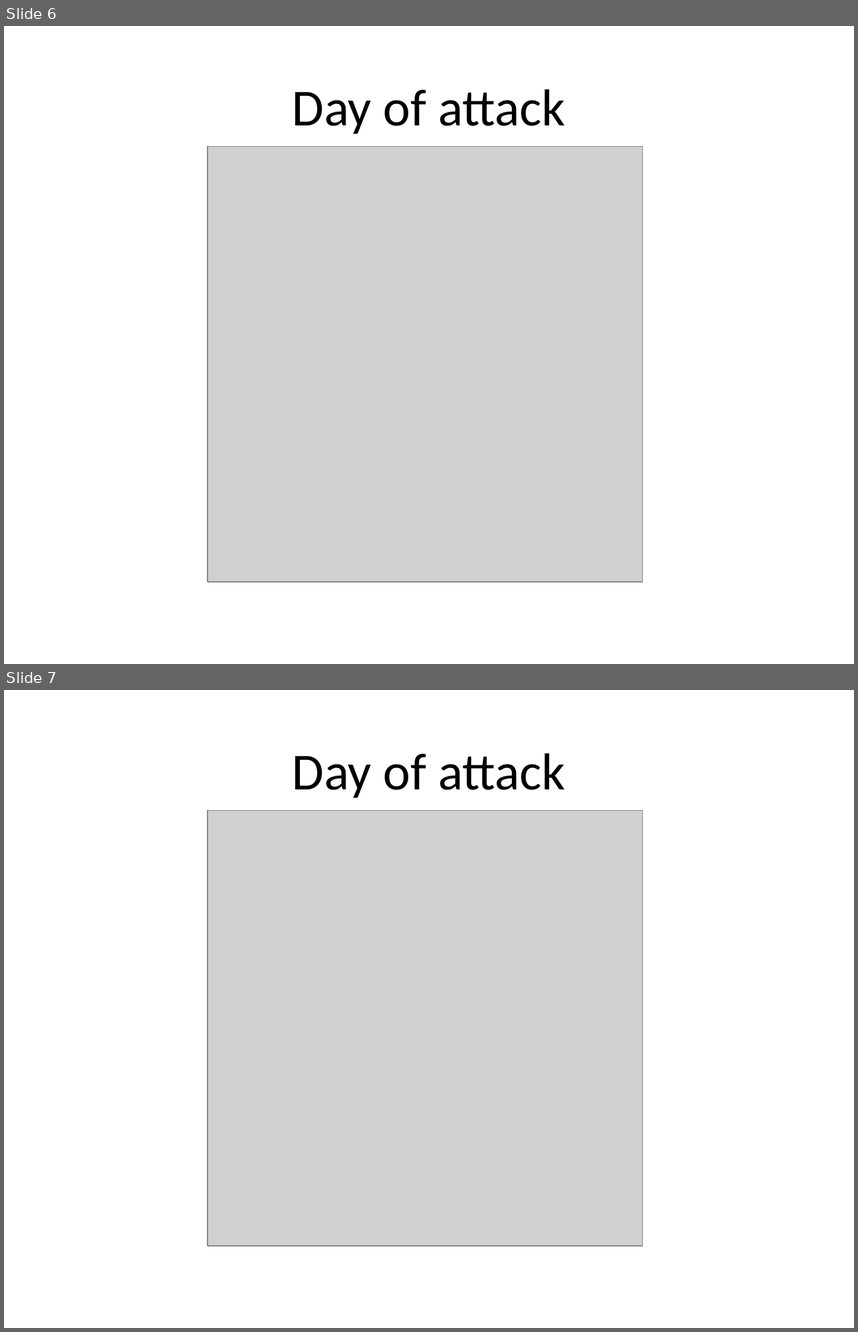
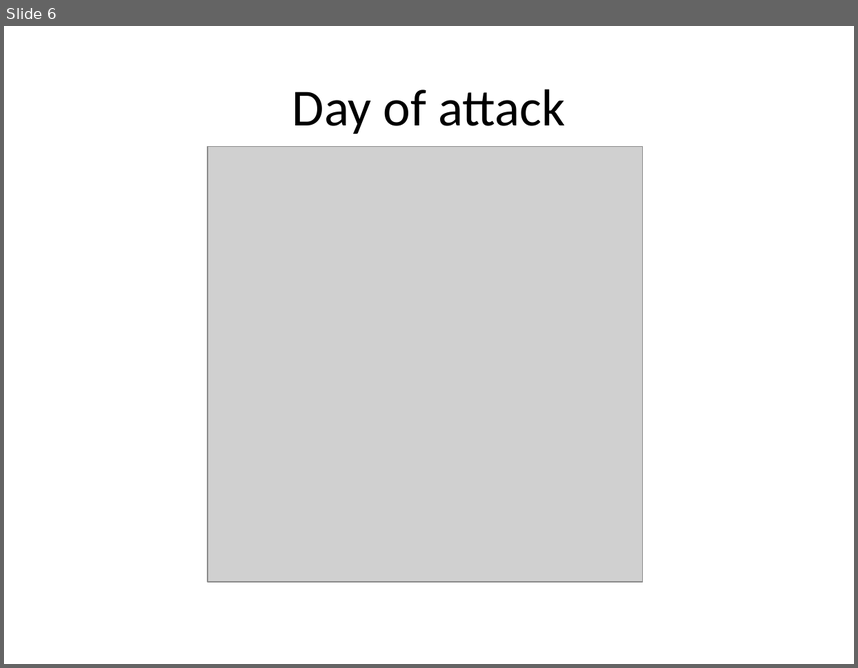
Before and after one commit to NasrK/streamline-hackathon-boilerplate, a slide deck: Team Happiness.pptx. Shown one above the other, each under a label of ours: slides 6 and 7 before the commit, slide 6 after it. The pictures are 858x1332 and 858x668 pixels, drawn with LibreOffice and Linux fonts; fonts in the diff are those of the drawing; grey boxes stand for pictures. Boxes give left, top, right and bottom in pixels: in the first picture for what was removed or moved away, otherwise in the second. Text is boxed around its words. In the diff, an @@ line names an element or a change of style, - is before the commit and + after.

```diff
--- a/Team Happiness.pptx
+++ b/Team Happiness.pptx
@@ slide 7 removed at (x1=4, y1=690, x2=854, y2=1328), background #FFFFFF @@
@@ text removed at (x1=292, y1=753, x2=565, y2=798) @@
-Day of attack
@@ picture removed at (x1=208, y1=811, x2=643, y2=1246) @@
```
Also in this commit, not shown: 3 slides changed, 1 slide added, 2 other files.
